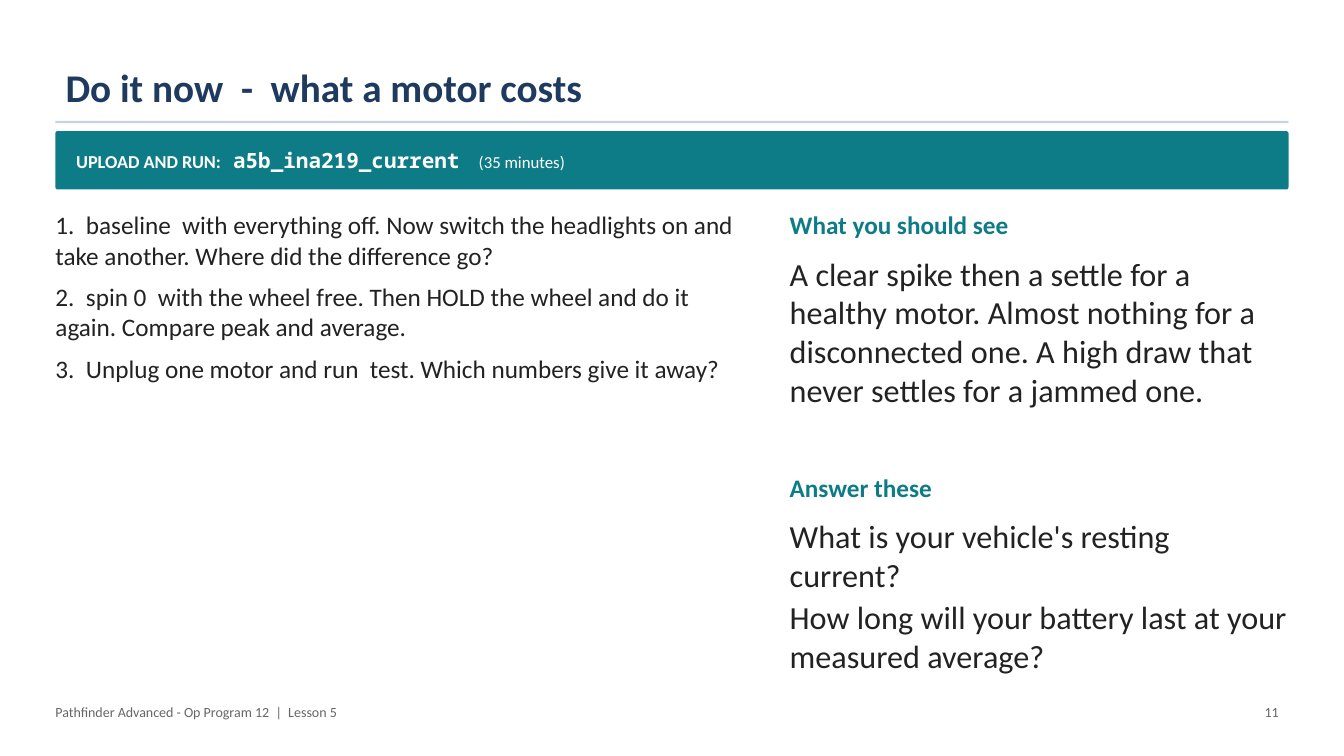
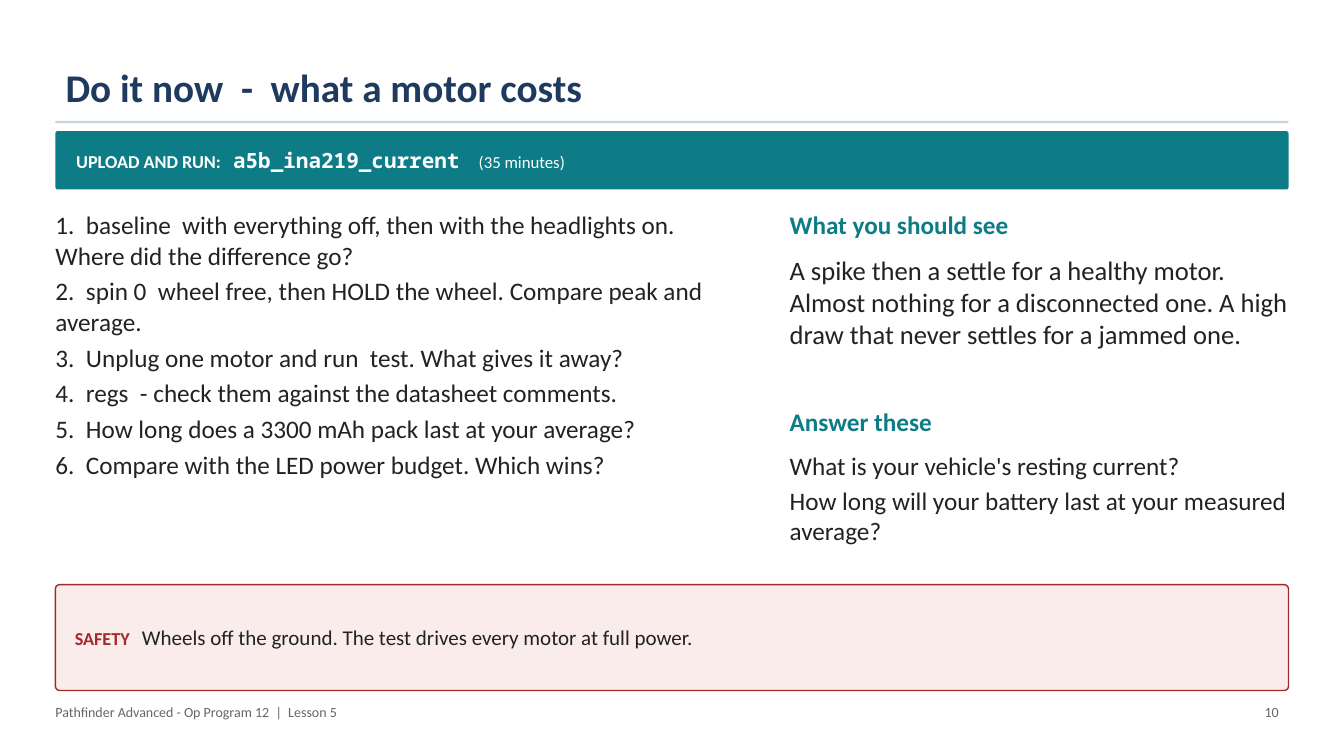
Before and after one commit to PorpoiseRobotics/porpoise-robotics, a slide deck: slide 11 of ground-vehicle/docs/courses/advanced/l5_sensors_and_self_test.pptx (slide 12 before the commit). Drawn at 1344x756 pixels with LibreOffice and Linux fonts; fonts in the diff are those of the drawing. Boxes give left, top, right and bottom in pixels: in the first picture for what was removed or moved away, otherwise in the second. Text is boxed around its words. In the diff, an @@ line names an element or a change of style, - is before the commit and + after.

```diff
--- a/ground-vehicle/docs/courses/advanced/l5_sensors_and_self_test.pptx
+++ b/ground-vehicle/docs/courses/advanced/l5_sensors_and_self_test.pptx
@@ text at bbox=[55, 216, 702, 479]: text changed @@
-1. baseline with everything off. Now switch the headlights on and take another. Where did the difference go?
-2. spin 0 with the wheel free. Then HOLD the wheel and do it again. Compare peak and average.
-3. Unplug one motor and run test. Which numbers give it away?
+1. baseline with everything off, then with the headlights on. Where did the difference go?
+2. spin 0 wheel free, then HOLD the wheel. Compare peak and average.
+3. Unplug one motor and run test. What gives it away?
+4. regs - check them against the datasheet comments.
+5. How long does a 3300 mAh pack last at your average?
+6. Compare with the LED power budget. Which wins?
@@ text at bbox=[790, 261, 1287, 349]: text changed; size 23 to 19 pt @@
-A clear spike then a settle for a healthy motor. Almost nothing for a disconnected one. A high draw that never settles for a jammed one.
+A spike then a settle for a healthy motor. Almost nothing for a disconnected one. A high draw that never settles for a jammed one.
@@ text "Answer these": place and size @@
-text "Answer these" at bbox=[790, 479, 932, 498]
+text "Answer these" at bbox=[790, 413, 932, 432]
@@ text "What is your vehicle's resting ...": place and size @@
-text "What is your vehicle's resting ..." at bbox=[790, 525, 1286, 674]
+text "What is your vehicle's resting ..." at bbox=[790, 457, 1286, 545]
@@ text "What is your vehicle's resting ..." at bbox=[790, 457, 1286, 545]: size 23 to 18 pt @@
@@ rounded rectangle added at bbox=[55, 585, 1289, 691], fill #FBECEC, outline #A32A2A 1 pt, 15 pt, text #222222 @@
+SAFETY Wheels off the ground. The test drives every motor at full power.
@@ text at bbox=[1265, 708, 1279, 717]: text changed @@
-11
+10
```
Also in this commit, not shown: 16 other slides changed, 5 slides removed, 17 other files.
